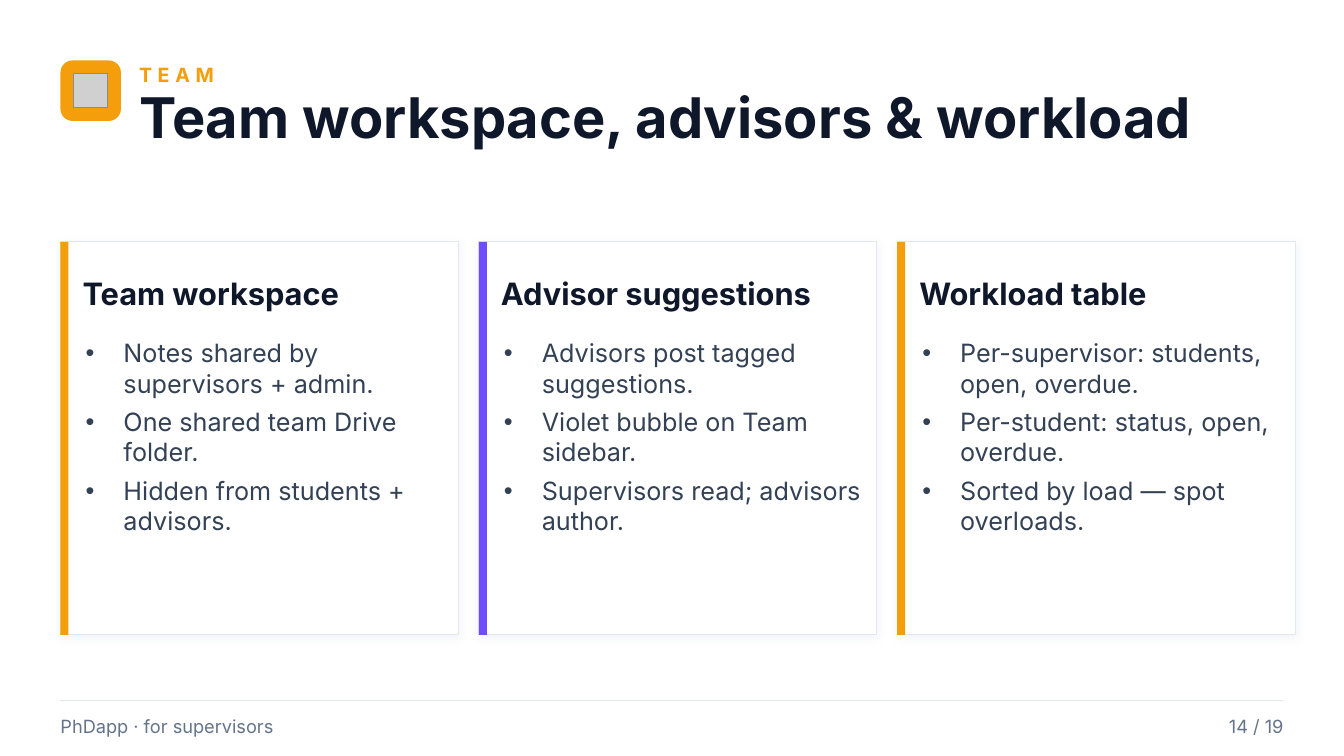
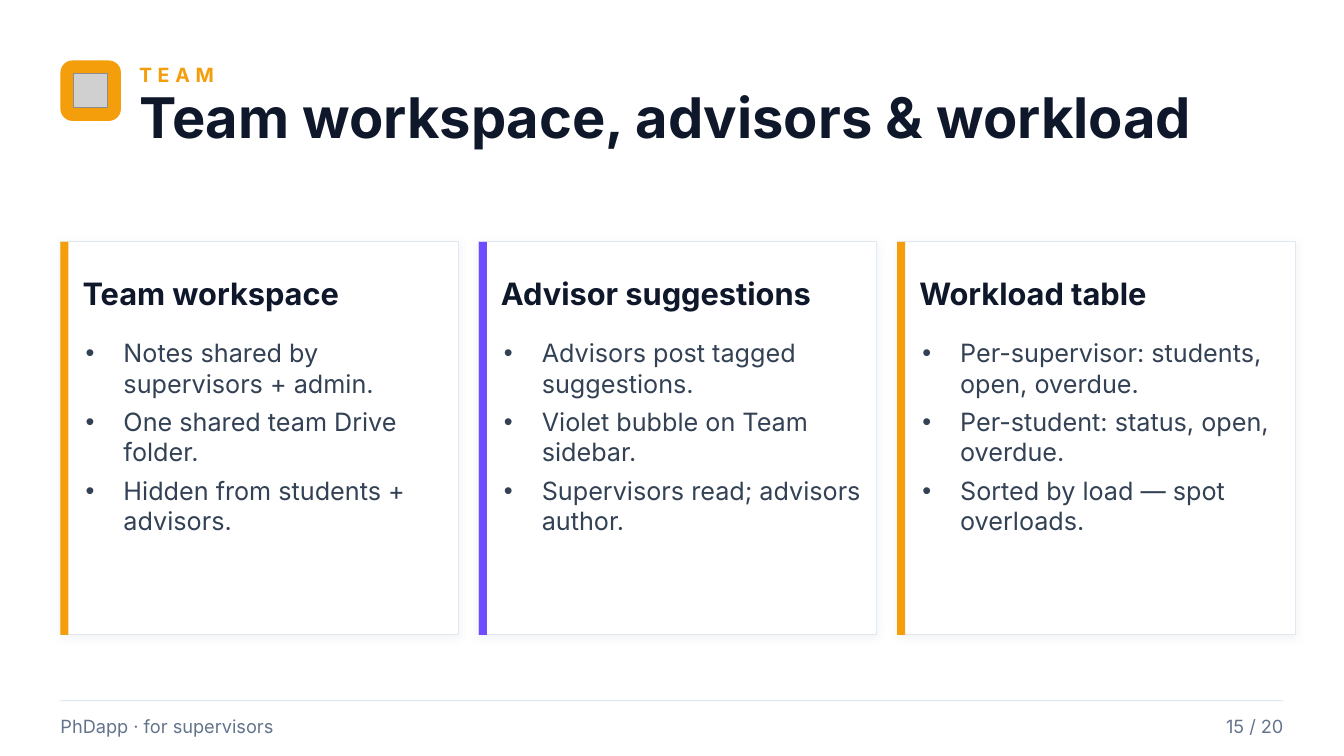
Before and after one commit to rafacastrocsic/phdapp, a slide deck: slide 15 of docs/PhDapp_Supervisor_Overview.pptx (slide 14 before the commit). Drawn at 1344x756 pixels with LibreOffice and Linux fonts; fonts in the diff are those of the drawing; grey boxes stand for pictures. Boxes give left, top, right and bottom in pixels: in the first picture for what was removed or moved away, otherwise in the second. Text is boxed around its words. In the diff, an @@ line names an element or a change of style, - is before the commit and + after.

```diff
--- a/docs/PhDapp_Supervisor_Overview.pptx
+++ b/docs/PhDapp_Supervisor_Overview.pptx
@@ text at (1226, 719, 1284, 733): text changed @@
-14 / 19
+15 / 20
```
Also in this commit, not shown: 17 other slides changed, 1 slide added, 1 other file.
